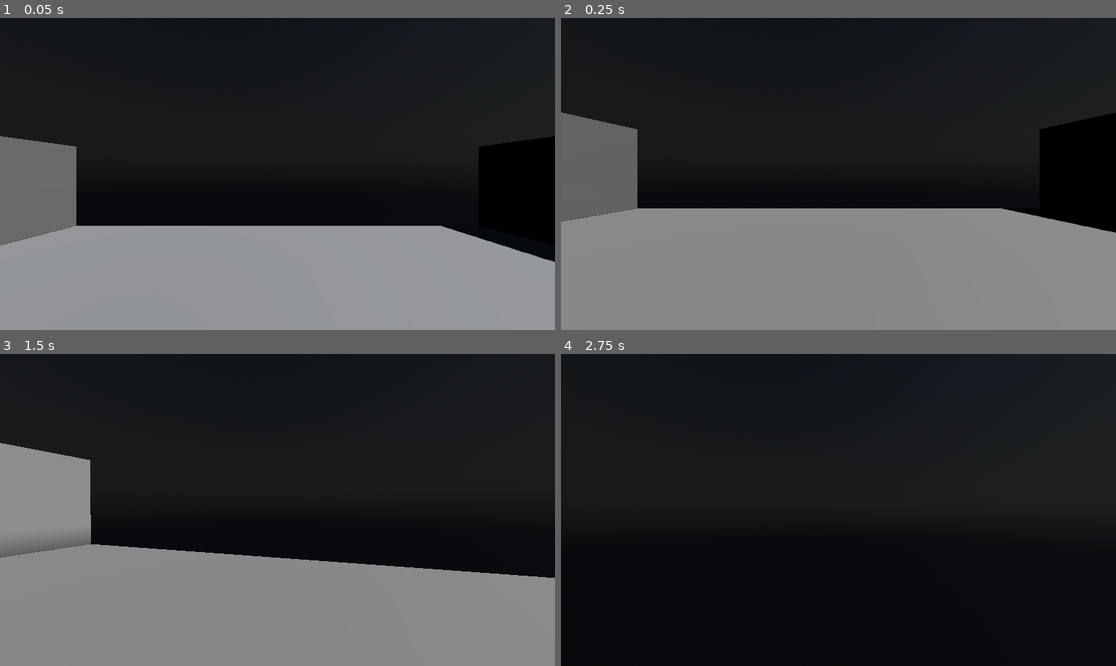
Above: before the commit, frames 1-4 (two rows, left to right).
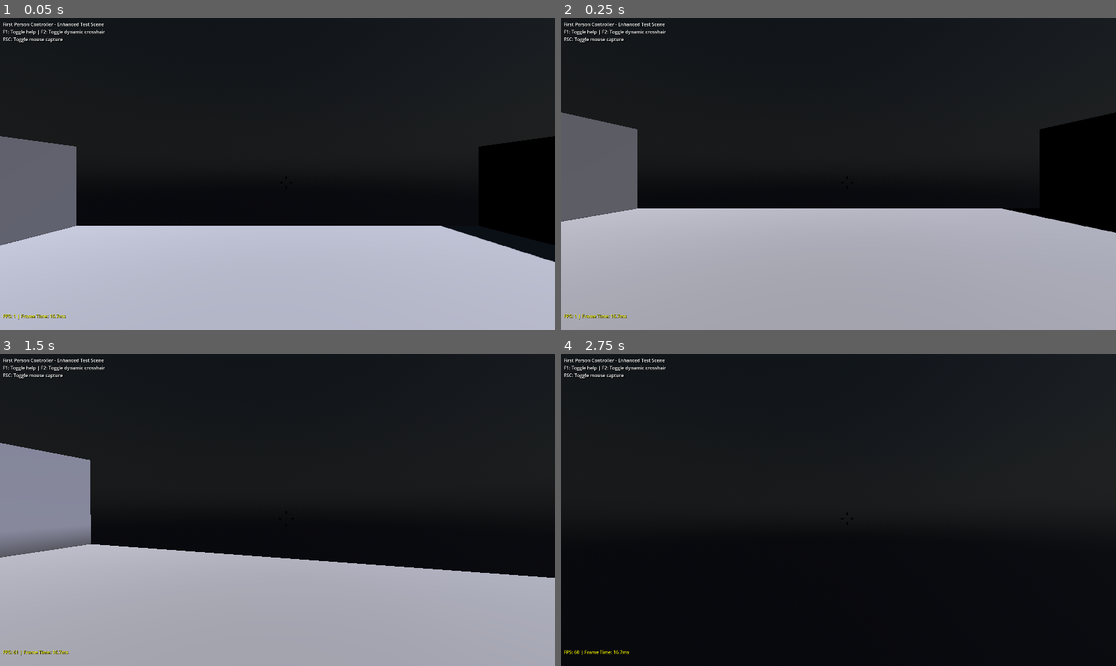
Above: after the commit, the same moments.

Repository: nak1411/Naklandia
Game: Godot game, scene res://test_scene.tscn
Same seed, same stepped clock (60 frames per second), same inputs: the game is played once before the commit and once after it. This scene is started directly instead of the project's main scene.
Inputs (mouse positions are in pixels of both pictures, inside the frame that each line leads up to):
- Up to frame 1 (0.05 s): no input
- Up to frame 2 (0.25 s): no input
- Up to frame 3 (1.5 s): tap Enter at 0.5 s; move the mouse to (305, 510) at 0.52 s; hold W (move_forward) from 0.53 s (still down); tap E (interact, bound only after the commit) at 0.6 s; tap Space (jump) at 0.77 s; move the mouse to (249, 510) at 1.27 s; tap Ctrl (crouch) at 1.35 s
- Up to frame 4 (2.75 s): keep holding W (move_forward); tap Space (jump) at 1.52 s; tap E (interact, bound only after the commit) at 1.55, 2.3 s; move the mouse to (849, 503) at 2.02 s; tap Shift (run) at 2.1 s

The runs differ from the first frame. In frame 1, 32% of the frame differs, in the area x 0-100%, y 1-100%; in frame 2, 38%; in frame 3, 34%; in frame 4, 0.4%.
Error before the commit: Parse Error: Preload file "res://CrosshairUI.gd" does not exist. (res://scripts/TestScene.gd:72)

Commit message:
tweaking interaction system

Diff:
--- a/player.tscn
+++ b/player.tscn
@@ -1,9 +1,12 @@
-[gd_scene load_steps=7 format=3 uid="uid://b2wfoje26x7fv"]
+[gd_scene load_steps=10 format=3 uid="uid://b2wfoje26x7fv"]
 
 [ext_resource type="Script" uid="uid://ckniy4t5b4kte" path="res://scripts/Player.gd" id="1_hqtel"]
 [ext_resource type="Script" uid="uid://c0bnvtexowx2r" path="res://scripts/input/MouseLook.gd" id="2_sweqy"]
 [ext_resource type="Script" uid="uid://bxbhdc3dkjtx0" path="res://scripts/input/PlayerMovement.gd" id="3_2hs0m"]
 [ext_resource type="Script" uid="uid://6nmprawkymsv" path="res://scripts/input/InputManager.gd" id="4_1jxqw"]
+[ext_resource type="Script" uid="uid://b71tsw7jkvbfo" path="res://scripts/interaction/InteractionSystem.gd" id="5_interaction"]
+[ext_resource type="Script" uid="uid://2kdu455x8lmy" path="res://scripts/interaction/InteractionRaycaster.gd" id="6_raycaster"]
+[ext_resource type="Script" uid="uid://bar11whdhhkdq" path="res://scripts/ui/InteractionUI.gd" id="7_ui"]
 
 [sub_resource type="CapsuleShape3D" id="CapsuleShape3D_dw050"]
 
@@ -31,3 +34,19 @@
 
 [node name="InputManager" type="Node" parent="."]
 script = ExtResource("4_1jxqw")
+
+[node name="InteractionSystem" type="Node" parent="."]
+script = ExtResource("5_interaction")
+
+[node name="InteractionRaycaster" type="Node" parent="InteractionSystem"]
+script = ExtResource("6_raycaster")
+
+[node name="InteractionUI" type="Control" parent="InteractionSystem"]
+layout_mode = 3
+anchors_preset = 15
+anchor_right = 1.0
+anchor_bottom = 1.0
+grow_horizontal = 2
+grow_vertical = 2
+mouse_filter = 2
+script = ExtResource("7_ui")
--- a/project.godot
+++ b/project.godot
@@ -62,3 +62,8 @@
 "events": [Object(InputEventKey,"resource_local_to_scene":false,"resource_name":"","device":-1,"window_id":0,"alt_press …(195 unchanged characters)…
 ]
 }
+interact={
+"deadzone": 0.2,
+"events": [Object(InputEventKey,"resource_local_to_scene":false,"resource_name":"","device":-1,"window_id":0,"alt_pressed":false,"shift_pressed":false,"ctrl_pressed":false,"meta_pressed":false,"pressed":false,"keycode":0,"physical_keycode":69,"key_label":0,"unicode":101,"location":0,"echo":false,"script":null)
+]
+}
--- a/scripts/TestScene.gd
+++ b/scripts/TestScene.gd
@@ -14,6 +14,7 @@
 	print("  Space - Jump")
 	print("  Shift - Run")
 	print("  Ctrl - Crouch")
+	print("  E - Interact")
 	print("  Escape - Toggle mouse")
 
 func setup_materials():
@@ -68,8 +69,8 @@
 	canvas_layer.name = "UI"
 	add_child(canvas_layer)
 
-	# Add crosshair
-	var crosshair = preload("res://CrosshairUI.gd").new()
+	# Add crosshair - Create instance directly since we have the script
+	var crosshair = CrosshairUI.new()
 	crosshair.name = "Crosshair"
 	canvas_layer.add_child(crosshair)
 
--- a/scripts/interaction/InteractionRaycaster.gd
+++ b/scripts/interaction/InteractionRaycaster.gd
@@ -4,7 +4,7 @@
 
 # Raycast settings
 var raycast_distance: float = 3.0
-var raycast_layer: int = 1
+var raycast_layer: int = 2  # Changed to layer 2 for interactables
 var debug_draw: bool = false
 
 # References
@@ -26,7 +26,7 @@
 
 func _find_camera_reference():
 	# Look for camera in player
-	var player = get_parent().get_parent()  # InteractionSystem -> Player
+	var player = get_parent().get_parent()  # InteractionRaycaster -> InteractionSystem -> Player
 	if player and player.has_node("CameraPivot/Camera3D"):
 		camera = player.get_node("CameraPivot/Camera3D")
 	else:
--- a/scripts/interaction/InteractionSystem.gd
+++ b/scripts/interaction/InteractionSystem.gd
@@ -5,12 +5,12 @@
 # Interaction settings
 @export_group("Interaction")
 @export var interaction_distance: float = 3.0
-@export var interaction_layer: int = 1  # Physics layer for interactables
+@export var interaction_layer: int = 2  # Physics layer for interactables
 @export var debug_draw: bool = false
 
-# Component references
-@onready var raycaster: InteractionRaycaster = $InteractionRaycaster
-@onready var ui: InteractionUI = $InteractionUI
+# Component references - using untyped variables to avoid class loading issues
+var raycaster: Node
+var ui: Node
 
 # Current interaction state
 var current_interactable: Interactable = null
@@ -22,6 +22,10 @@
 signal interaction_performed(interactable: Interactable)
 
 func _ready():
+	# Get component references
+	raycaster = get_node("InteractionRaycaster")
+	ui = get_node("InteractionUI")
+
 	# Setup raycaster
 	if raycaster:
 		raycaster.setup_raycaster(interaction_distance, interaction_layer)
@@ -89,9 +93,21 @@
 
 func _update_crosshair_interaction():
 	# Find crosshair and update it
-	var crosshair = get_node_or_null("../UI/Crosshair")
+	var scene_root = get_tree().current_scene
+	var crosshair = _find_crosshair_recursive(scene_root)
 	if crosshair and crosshair.has_method("set_interaction_state"):
 		crosshair.set_interaction_state(interaction_available)
+
+func _find_crosshair_recursive(node: Node) -> Node:
+	if node.name == "Crosshair":
+		return node
+
+	for child in node.get_children():
+		var result = _find_crosshair_recursive(child)
+		if result:
+			return result
+
+	return null
 
 # Public getters
 func get_current_interactable() -> Interactable:
--- /dev/null
+++ b/scripts/interaction/TestInteractable.gd
@@ -0,0 +1,42 @@
+# TestInteractable.gd - Example interactable object for testing
+extends Interactable
+
+@export var activation_message: String = "Switch activated!"
+@export var is_activated: bool = false
+
+func _ready():
+	super._ready()
+	interaction_text = "Activate Switch"
+	interaction_key = "E"
+	is_repeatable = true
+	interaction_cooldown = 1.0
+
+func _perform_interaction() -> bool:
+	# Toggle the switch state
+	is_activated = !is_activated
+
+	# Update interaction text
+	interaction_text = "Deactivate Switch" if is_activated else "Activate Switch"
+
+	# Visual feedback
+	_update_visual_state()
+
+	# Print feedback
+	var state_text = "ON" if is_activated else "OFF"
+	print("%s - Switch is now %s" % [activation_message, state_text])
+
+	return true
+
+func _update_visual_state():
+	# Change material color based on state
+	var mesh_instances = _get_all_mesh_instances()
+	for mesh_instance in mesh_instances:
+		if mesh_instance.material_override:
+			var material = mesh_instance.material_override as StandardMaterial3D
+			if material:
+				if is_activated:
+					material.emission = Color.GREEN
+					material.emission_energy = 0.5
+				else:
+					material.emission = Color.RED
+					material.emission_energy = 0.2
--- a/test_scene.tscn
+++ b/test_scene.tscn
@@ -1,7 +1,9 @@
-[gd_scene load_steps=12 format=3 uid="uid://r45rejc363d"]
+[gd_scene load_steps=14 format=3 uid="uid://r45rejc363d"]
 
 [ext_resource type="Script" uid="uid://c8q4ad85l2ppl" path="res://scripts/TestScene.gd" id="1_ia1lp"]
 [ext_resource type="PackedScene" uid="uid://b2wfoje26x7fv" path="res://player.tscn" id="2_sasra"]
+[ext_resource type="PackedScene" uid="uid://3crjjuj2n4na" path="res://test_switch.tscn" id="3_sasra"]
+[ext_resource type="Script" uid="uid://bnj3wiqncvqi0" path="res://scripts/interaction/TestInteractable.gd" id="4_coq8p"]
 
 [sub_resource type="PhysicalSkyMaterial" id="PhysicalSkyMaterial_ia1lp"]
 ground_color = Color(0.3, 0.3, 0.4, 1)
@@ -99,3 +101,7 @@
 
 [node name="Player" parent="." instance=ExtResource("2_sasra")]
 transform = Transform3D(1, 0, 0, 0, 1, 0, 0, 0, 1, 0, 1, 0)
+
+[node name="TestSwitch" parent="." instance=ExtResource("3_sasra")]
+transform = Transform3D(1, 0, 0, 0, 1, 0, 0, 0, 1, 3.40146, 0.66654, 0)
+script = ExtResource("4_coq8p")
--- /dev/null
+++ b/test_switch.tscn
@@ -0,0 +1,25 @@
+[gd_scene load_steps=4 format=3 uid="uid://3crjjuj2n4na"]
+
+[sub_resource type="BoxMesh" id="BoxMesh_switch"]
+size = Vector3(1, 0.5, 1)
+
+[sub_resource type="StandardMaterial3D" id="StandardMaterial3D_switch"]
+albedo_color = Color(0.8, 0.2, 0.2, 1)
+metallic = 0.7
+roughness = 0.3
+emission = Color(0.8, 0.2, 0.2, 1)
+emission_energy_multiplier = 0.2
+
+[sub_resource type="BoxShape3D" id="BoxShape3D_switch"]
+size = Vector3(1, 0.5, 1)
+
+[node name="TestSwitch" type="Area3D"]
+collision_layer = 2
+collision_mask = 0
+
+[node name="MeshInstance3D" type="MeshInstance3D" parent="."]
+mesh = SubResource("BoxMesh_switch")
+surface_material_override/0 = SubResource("StandardMaterial3D_switch")
+
+[node name="CollisionShape3D" type="CollisionShape3D" parent="."]
+shape = SubResource("BoxShape3D_switch")
Not shown, added: scripts/interaction/TestInteractable.gd.uid
